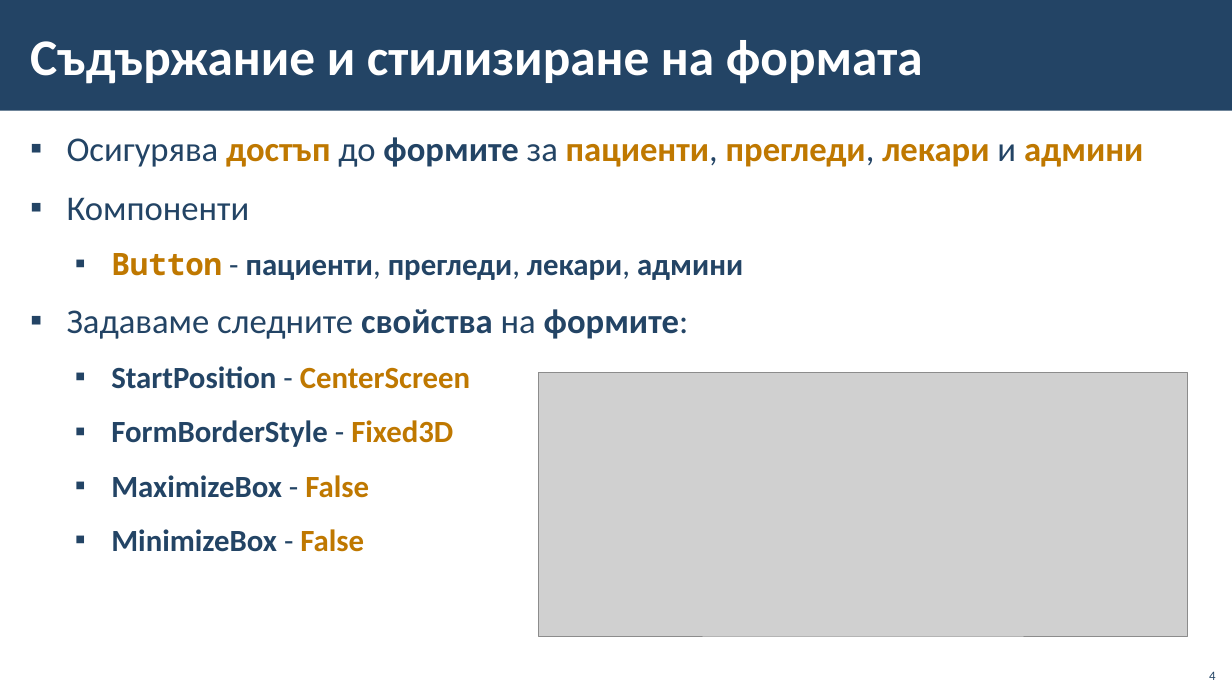
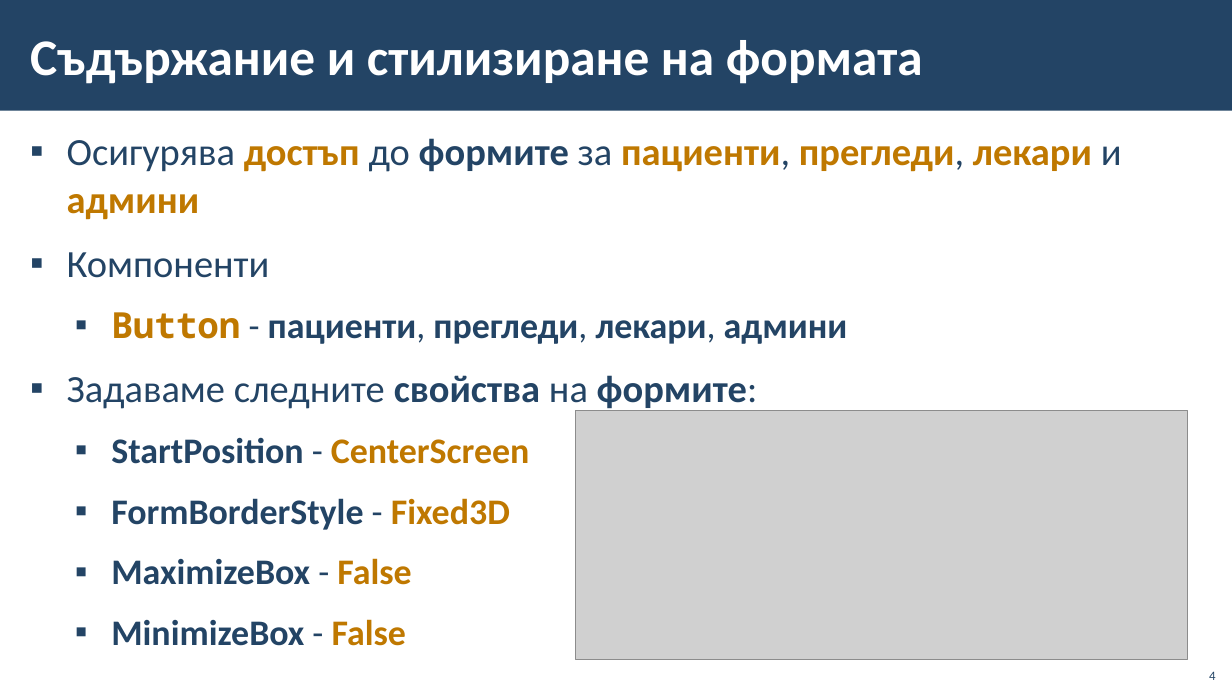
Before and after one commit to BG-IT-Edu/School-Programming, a slide deck: slide 4 of Courses/Software-Sciences/Module-4-Information-Systems-New/12-Implementation-of-Information-System/12-Implementation-of-Information-System-Second-Part.pptx. Drawn at 1232x693 pixels with LibreOffice and Linux fonts; fonts in the diff are those of the drawing; grey boxes stand for pictures; background and template pictures are left out. Boxes give left, top, right and bottom in pixels: in the first picture for what was removed or moved away, otherwise in the second. Text is boxed around its words. In the diff, an @@ line names an element or a change of style, - is before the commit and + after.

```diff
--- a/Courses/Software-Sciences/Module-4-Information-Systems-New/12-Implementation-of-Information-System/12-Implementation-of-Information-System-Second-Part.pptx
+++ b/Courses/Software-Sciences/Module-4-Information-Systems-New/12-Implementation-of-Information-System/12-Implementation-of-Information-System-Second-Part.pptx
@@ text "Осигурява достъп до формите за ..." at <box>67,138,1122,646</box>: size 27 to 30 pt in "Осигурява достъп до формите за пациенти, прегледи, ...", "Компоненти", "Задаваме следните свойства на формите:"; size 24 to 28 pt in "Button - пациенти, прегледи, лекари, админи", "StartPosition - CenterScreen", "FormBorderStyle - Fixed3D", "MaximizeBox - False" and 1 more places @@
@@ picture: place and size @@
-picture at <box>539,372,1188,636</box>
+picture at <box>576,410,1188,659</box>
```
Also in this commit, not shown: 6 other slides changed, 1 slide added.
